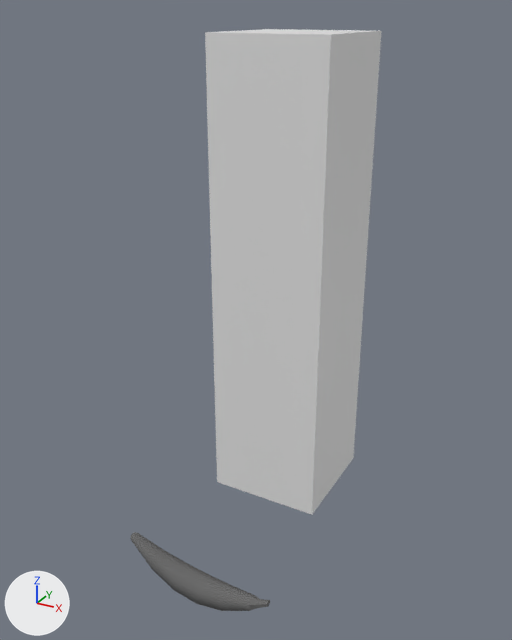
One commit to the FBX model VR-Dining/Assets/Game Assets/Models/Banana.FBX: the scene before it, then after it.
Rendered twice from a 50 mm lens placed at (1.25, -1.8, 2.08), pointed at (-0.01, 0.5, 0.93). Arrows for +X, +Y and +Z are at lower left; the lights stay in place. Where no turn or scale is listed for an object, it has been applied to the vertices.

The first picture shows 'Banana', 'human'.
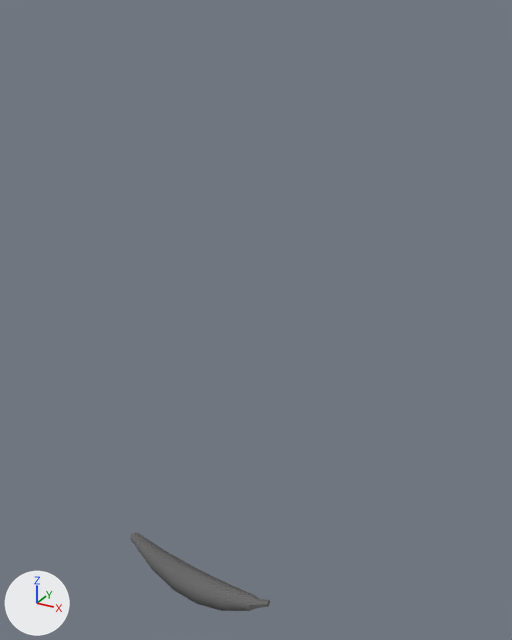
Boxes [x1, y1, x2, y2] around the edits, measured in the pictures (512 x 640 px):
'human', deleted: before [205, 29, 382, 515]

The change, as a diff of the scene's bpy script:
```diff
--- a/VR-Dining/Assets/Game Assets/Models/Banana.FBX.py
+++ b/VR-Dining/Assets/Game Assets/Models/Banana.FBX.py
@@ ob_human @@
-ob_human = bpy.data.objects.new('human', me_mesh_001)
-ob_human.location = (-0.016, 0.825, 0.0)
```
